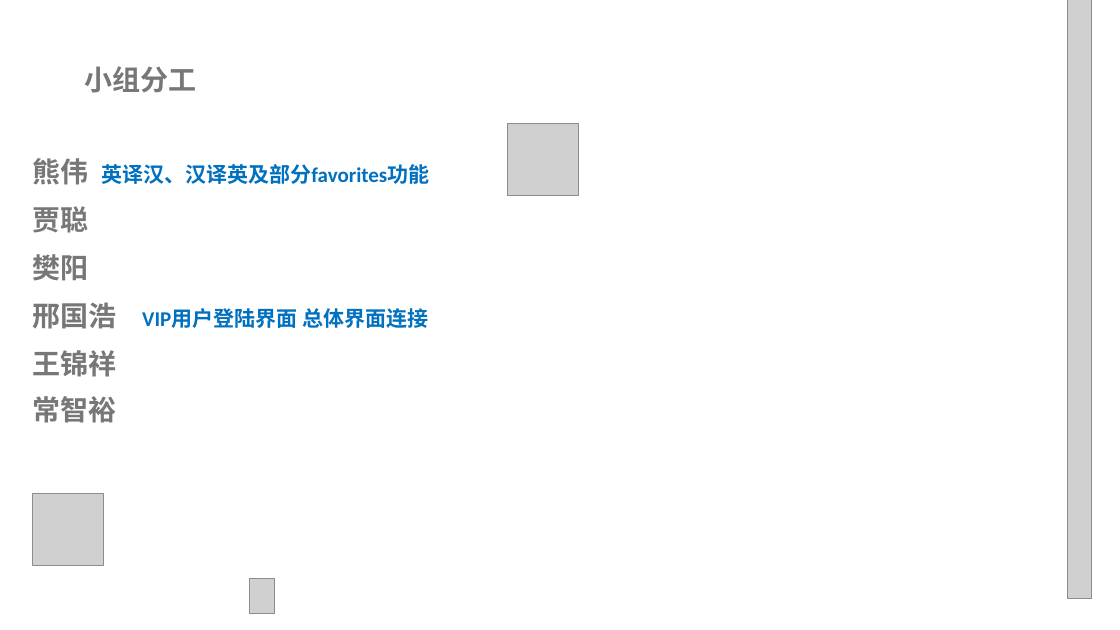
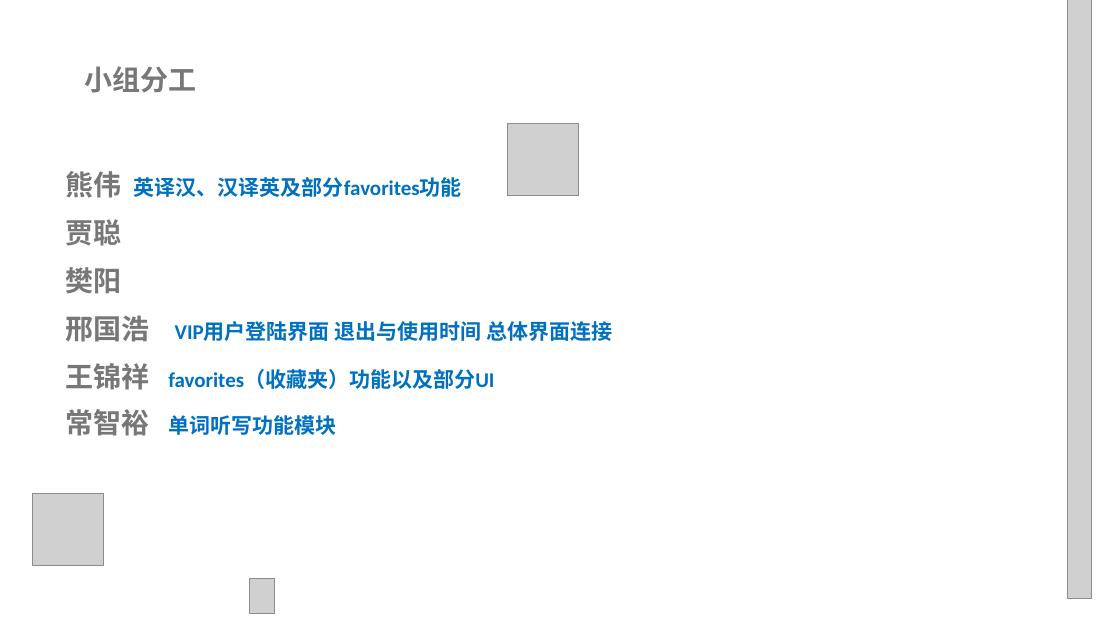
Before and after one commit to CC1AH/SummerTraining, a slide deck: slide 4 of 项目答辩总ppt.pptx (slide 3 before the commit). Drawn at 1120x630 pixels with LibreOffice and Linux fonts; fonts in the diff are those of the drawing; grey boxes stand for pictures; background and template pictures are left out. Boxes give left, top, right and bottom in pixels: in the first picture for what was removed or moved away, otherwise in the second. Text is boxed around its words. In the diff, an @@ line names an element or a change of style, - is before the commit and + after.

```diff
--- a/项目答辩总ppt.pptx
+++ b/项目答辩总ppt.pptx
@@ text "熊伟 英译汉、汉译英及部分favorites功能": place and size @@
-text "熊伟 英译汉、汉译英及部分favorites功能" at (33,158,429,423)
+text "熊伟 英译汉、汉译英及部分favorites功能" at (65,171,612,436)
@@ text at (65,315,612,436): text changed @@
-邢国浩 VIP用户登陆界面 总体界面连接
-王锦祥
-常智裕
+邢国浩 VIP用户登陆界面 退出与使用时间 总体界面连接
+王锦祥 favorites（收藏夹）功能以及部分UI
+常智裕 单词听写功能模块
```
Also in this commit, not shown: 3 other slides changed, 3 slides added, 1 slide removed.
